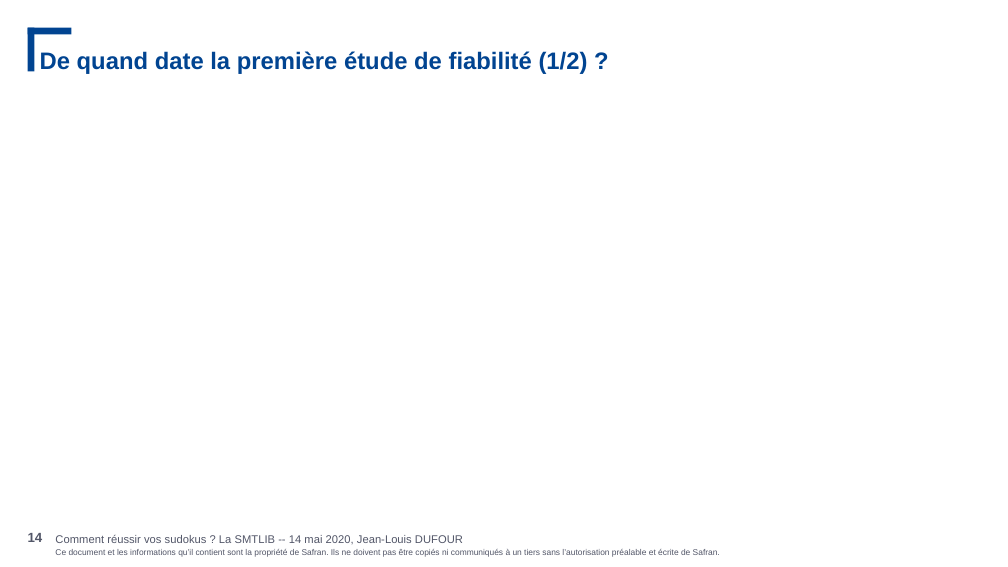
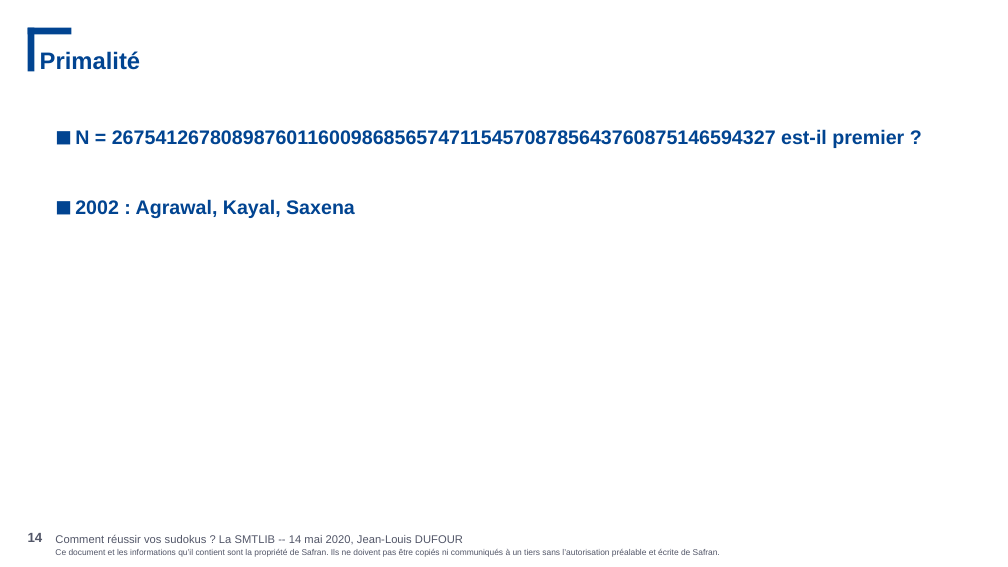
Before and after one commit to JeanLouisDufour/smtlib, a slide deck: slide 14 of sudoku.pptx. Drawn at 1008x567 pixels with LibreOffice and Linux fonts; fonts in the diff are those of the drawing; background and template pictures are left out. Boxes give left, top, right and bottom in pixels: in the first picture for what was removed or moved away, otherwise in the second. Text is boxed around its words. In the diff, an @@ line names an element or a change of style, - is before the commit and + after.

```diff
--- a/sudoku.pptx
+++ b/sudoku.pptx
@@ title at (x1=40, y1=51, x2=141, y2=70): text changed @@
-De quand date la première étude de fiabilité (1/2) ?
+Primalité
@@ text added at (x1=75, y1=129, x2=904, y2=218), 14 pt, text #014491, bold @@
+■ N = 2675412678089876011600986856574711545708785643760875146594327 est-il premier ?
+■ 2002 : Agrawal, Kayal, Saxena
```
Also in this commit, not shown: 2 other slides changed, 3 other files.
